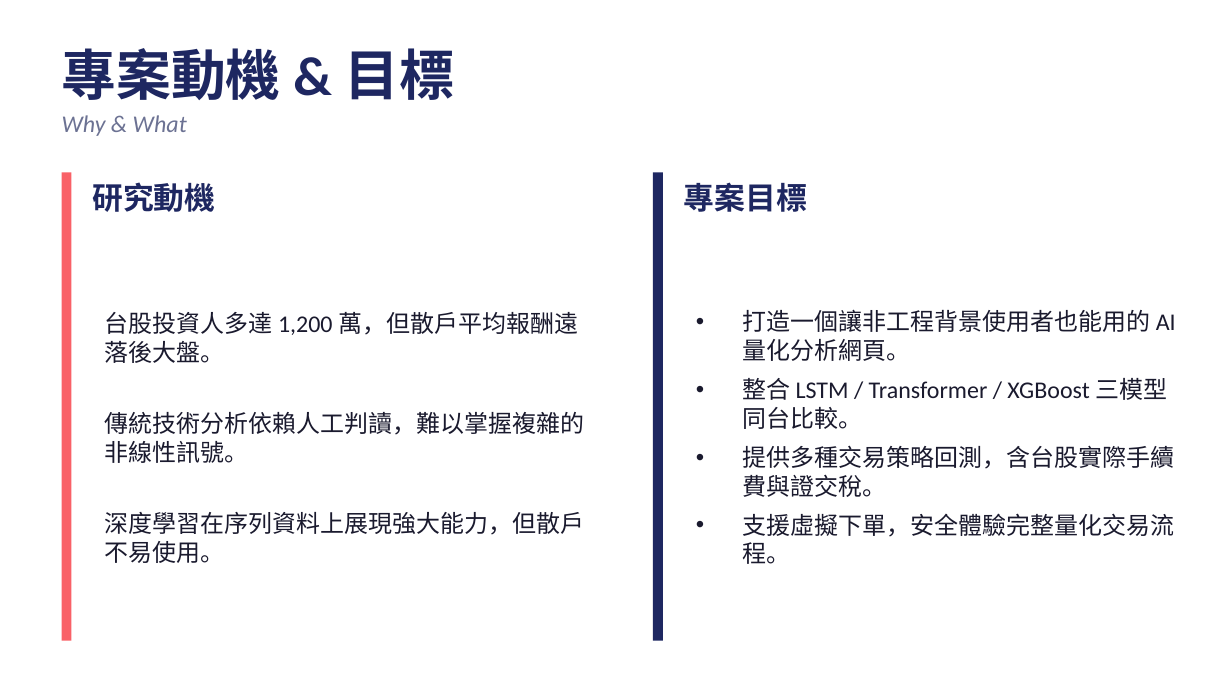
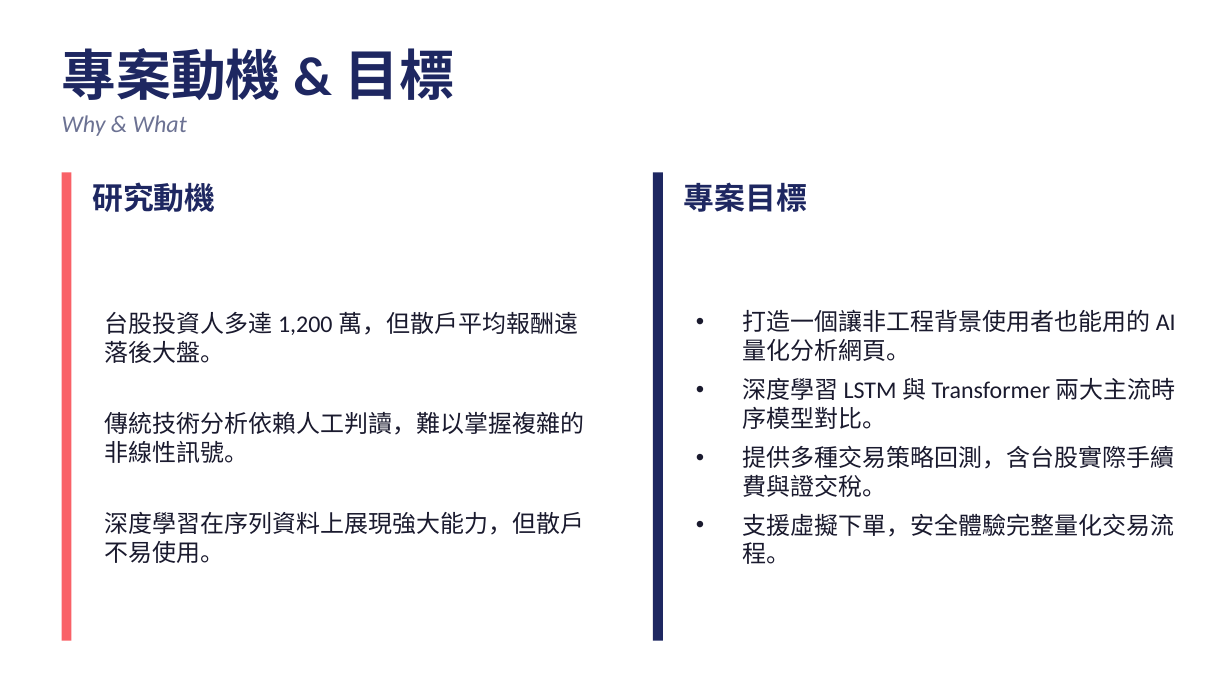
Before and after one commit to nick111432009-beep/twstock-ai-platform, a slide deck: slide 2 of 期末報告_台股AI量化分析平台.pptx. Drawn at 1232x693 pixels with LibreOffice and Linux fonts; fonts in the diff are those of the drawing. Boxes give left, top, right and bottom in pixels: in the first picture for what was removed or moved away, otherwise in the second. Text is boxed around its words. In the diff, an @@ line names an element or a change of style, - is before the commit and + after.

Commit message:
Remove XGBoost: focus on LSTM vs Transformer comparison

```diff
--- a/期末報告_台股AI量化分析平台.pptx
+++ b/期末報告_台股AI量化分析平台.pptx
@@ text at <box>742,378,1176,429</box>: text changed @@
-• 整合 LSTM / Transformer / XGBoost 三模型同台比較。
+• 深度學習 LSTM 與 Transformer 兩大主流時序模型對比。
```
Also in this commit, not shown: 4 other slides changed, 4 other files.
